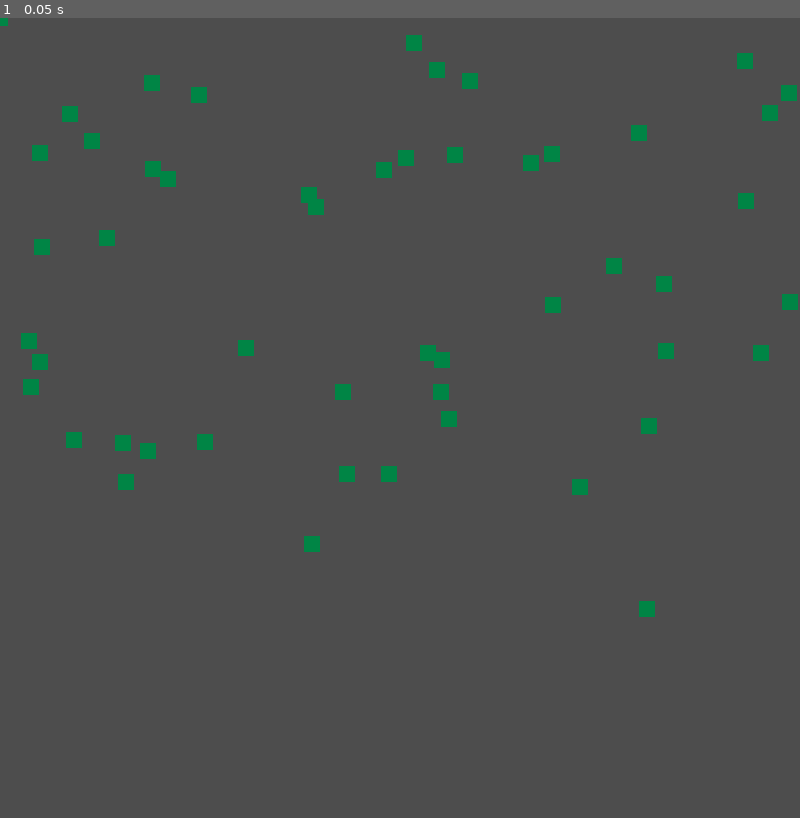
Above: before the commit, frame 1.
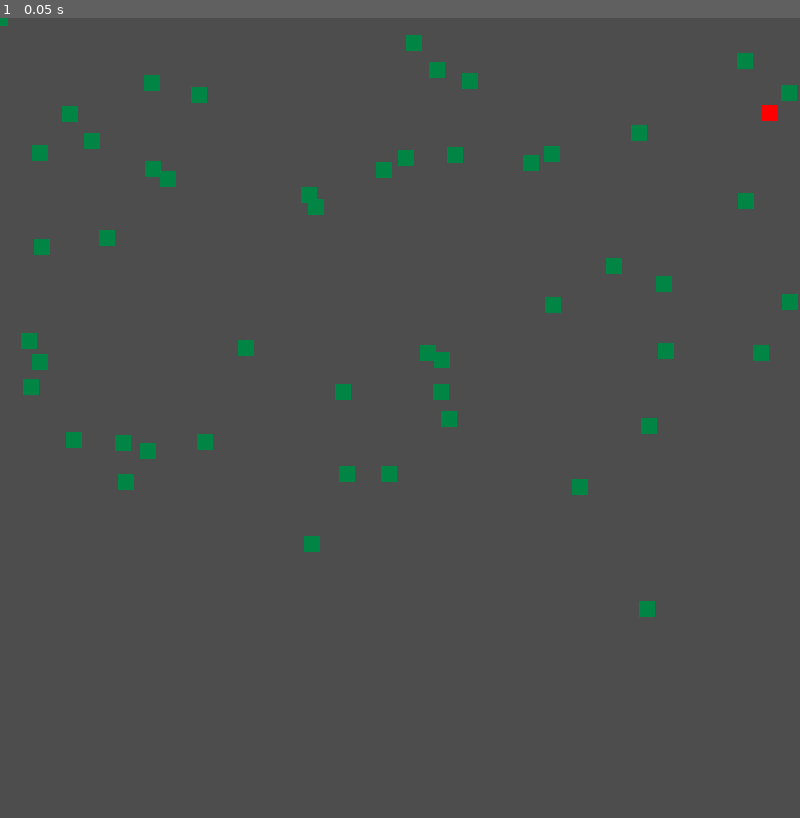
Above: after the commit, the same moment.

Repository: LeonardoMonteblanc/sir_simulator
Game: Godot game, scene res://scenes/main/Principal.tscn
Two runs of this game, one before a commit and one after it. Both use one fixed random seed, a clock stepped at 60 frames per second and the inputs below.
Inputs:
- Up to frame 1 (0.05 s): no input

The runs differ from the first frame. In frame 1, less than 0.1% of the frame differs, in the area x 95-98%, y 10-13%.

Commit message:
feat(task-26): define agente infectado inicial

Diff:
--- a/scripts/agents/agente.gd
+++ b/scripts/agents/agente.gd
@@ -12,6 +12,8 @@
 var direcao: Vector2 = Vector2.ZERO
 var tempo_infeccao: float = 0.0
 
+func iniciar_infeccao():
+	tempo_infeccao = 0.0
 
 # metodo responsavel por alterar o estado
 func set_estado(novo_estado: sir_estados.Estado) -> void:
--- a/scripts/managers/PopulationManager.gd
+++ b/scripts/managers/PopulationManager.gd
@@ -5,6 +5,7 @@
 
 var agentes: Array = []
 var proximo_id: int = 0
+var qtd_inicial_infectado: int = Constants.QTD_INFECTADOS_INICIAL
 
 func criar_agentes():
 	for i in range(50):
@@ -20,6 +21,21 @@
 		agentes.append(agente)
 		get_tree().current_scene.add_child(agente)
 		print(agente.id)
+
+	set_infectados_inicial()
+
+func set_infectados_inicial():
+	var indices = []
+
+	for i in range(Constants.QTD_AGENTES):
+		indices.append(i)
+
+	indices.shuffle()
+
+	for j in range(qtd_inicial_infectado):
+		var agente = agentes[indices[j]]
+		agente.set_estado(sir_estados.Estado.INFECTADO)
+		agente.iniciar_infeccao()
 
 func gerar_id_unico() -> int:
 	proximo_id += 1
